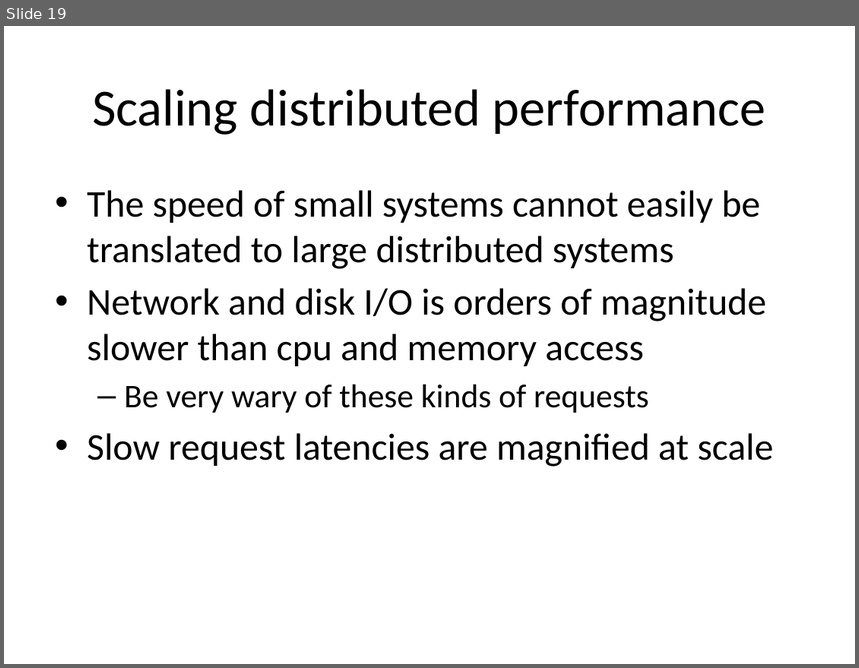
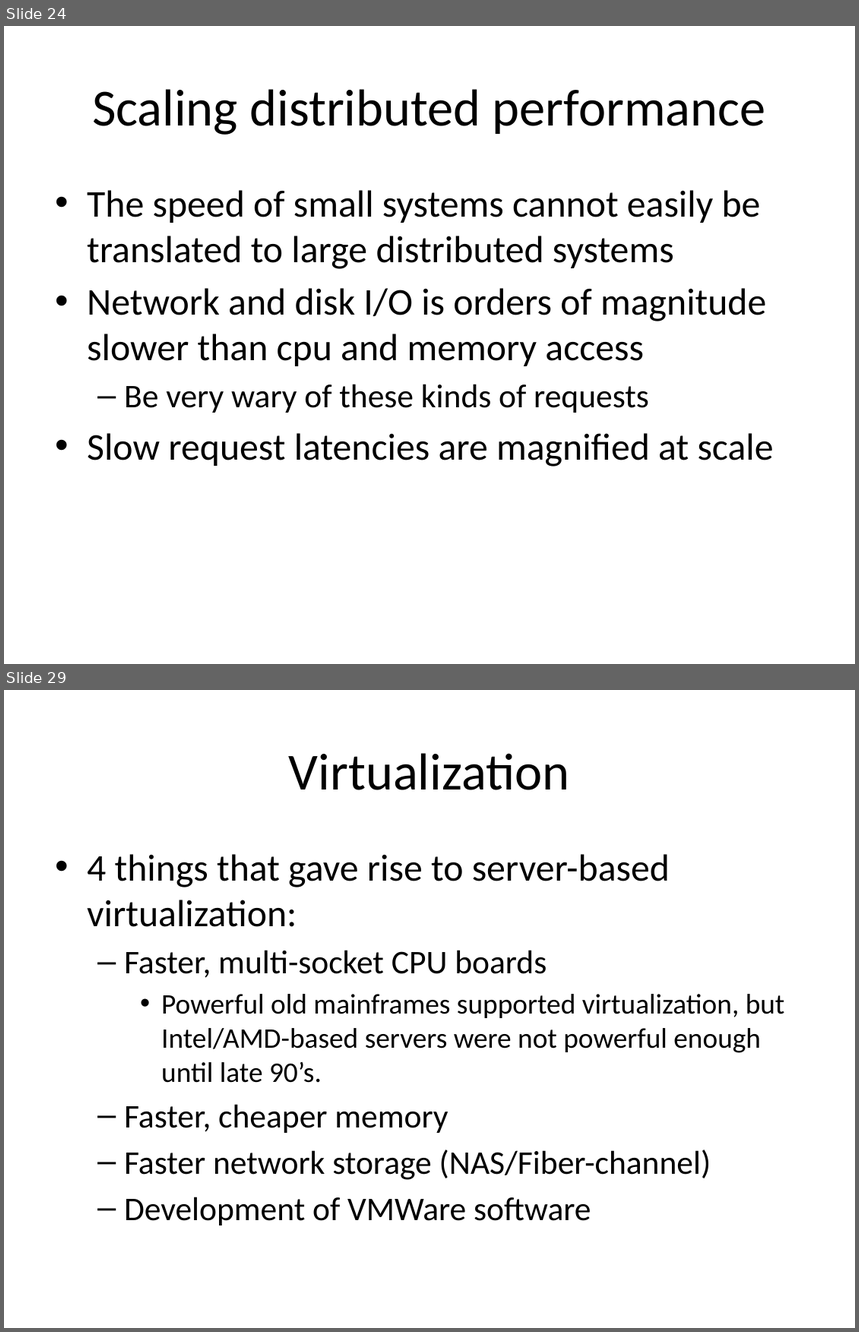
Before and after one commit to jasondbaker/infrastructure-class, a slide deck: infrastructure-week-3.pptx. Shown one above the other, each under a label of ours: slide 19 before the commit, slides 24 and 29 after it; the slides between them are not shown. The pictures are 859x668 and 859x1332 pixels, drawn with LibreOffice and Linux fonts; fonts in the diff are those of the drawing. Boxes give left, top, right and bottom in pixels: in the first picture for what was removed or moved away, otherwise in the second. Text is boxed around its words. In the diff, an @@ line names an element or a change of style, - is before the commit and + after.

```diff
--- a/infrastructure-week-3.pptx
+++ b/infrastructure-week-3.pptx
@@ slide 29 added at (4,690,855,1328), background #FFFFFF @@
@@ title added at (289,753,569,790), 44 pt, text #000000 @@
+Virtualization
@@ text added at (87,854,785,1226), 28 pt, text #000000 @@
+• 4 things that gave rise to server-based virtualization:
+  – Faster, multi-socket CPU boards
+    • Powerful old mainframes supported virtualization, but Intel/AMD-based servers were not powerful enough until late 90’s.
+  – Faster, cheaper memory
+  – Faster network storage (NAS/Fiber-channel)
+  – Development of VMWare software
@@ what was slide 19 is now slide 24 @@
```
Also in this commit, not shown: 3 slides changed, 23 other slides added, 1 slide removed, 6 other files.
